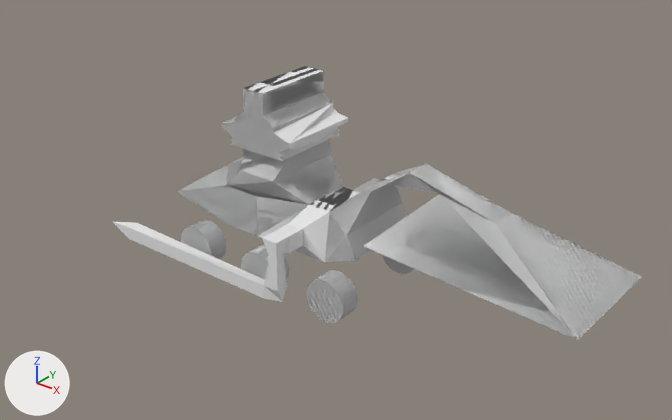
What one commit did to the Blender file Game - Client/Collada/MineSweaper.blend.
One viewpoint serves both versions: a 50 mm lens placed at (25.2, -29.1, 18.5), pointed at (1.1, 1.0, -0.2). Lighting does not change. The marker at lower left points along +X, +Y and +Z.

The scene before the commit, as lines of its bpy script (objects in view):
```python
me_cube = bpy.data.meshes.new('Cube')
me_cube.from_pydata(...)  # 1024 vertices, 622 faces; spans x -3.9..3.9, y -14.8..9.4, z -3.0..5.9
me_cube.materials.append(mat_material)  # white #e7e7e7
ob_cube = bpy.data.objects.new('Cube', me_cube)
ob_cube.location = (0.0, 0.0, 0.0)
ob_cube.rotation_euler = (0.0, 0.0, 1.571)  # degrees (0, 0, 90)
```
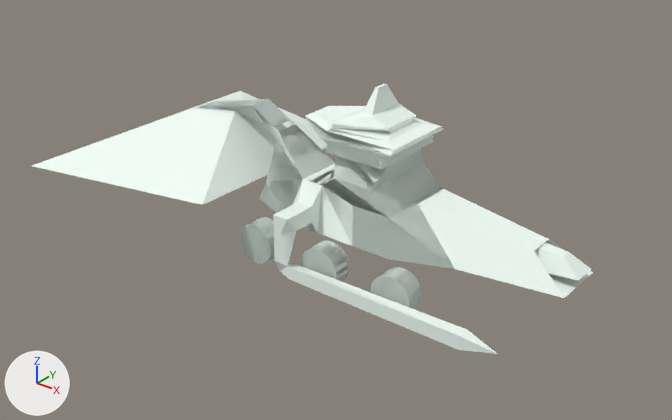
Changed parts and their boxes (x1, y1, x2, y2) in the pictures (672 x 420 px; the box of a moved part takes in the faces that stretch with it):
'Cube', reshaped, turned
    before: (113, 66, 642, 340)
    after: (32, 84, 593, 354)
part 1 of me_cube, moved or reshaped (not visible before)
    after: (247, 217, 274, 258)
part 2 of me_cube, moved or reshaped (not visible before)
    after: (310, 240, 349, 281)
part 3 of me_cube, added
    after: (380, 268, 422, 309)
part 4 of me_cube, moved or reshaped (not visible afterwards)
    before: (315, 270, 357, 319)
part 5 of me_cube, moved or reshaped (not visible afterwards)
    before: (241, 244, 289, 279)
part 6 of me_cube, moved or reshaped (not visible afterwards)
    before: (241, 244, 289, 281)
part 7 of me_cube, moved or reshaped (not visible afterwards)
    before: (307, 270, 358, 323)
part 8 of me_cube, moved or reshaped (not visible afterwards)
    before: (190, 220, 226, 258)
part 9 of me_cube, moved or reshaped (not visible afterwards)
    before: (181, 219, 227, 259)
part 10 of me_cube, moved or reshaped
    before: (382, 255, 414, 274)
    after: (240, 217, 275, 264)
part 11 of me_cube, moved or reshaped (not visible before)
    after: (301, 240, 350, 281)
part 12 of me_cube, moved or reshaped (not visible before)
    after: (370, 267, 422, 309)
part 13 of me_cube, added
    after: (32, 84, 593, 354)
part 14 of me_cube, deleted
    before: (113, 66, 642, 340)

What the commit changed:
Material 'Material.001' (mat_material_001) is new.
Its base color is (0.893, 1.0, 0.936) (white #f3fff8).
me_cube is used by ob_cube; location (0.0, 0.0, 0.0); rotation (0.0, 0.0, 1.571), in degrees (0, 0, 90).
me_cube had 1024 vertices, 622 faces and spanned x -3.9..3.9, y -14.8..9.4, z -3.0..5.9.
me_cube no longer uses material mat_material (white #e7e7e7).
me_cube now has 1024 vertices, 645 faces and spans x -12.9..12.9, y -9.3..5.5, z -3.0..5.9.
me_cube part 1: the loose piece of 64 vertices spanning x 2.2..3.2, y -4.9..-2.9, z -3.0..-1.0 is turned 90 degrees about the z axis through its middle, then moved by (-0.7, 4.6, 0.0), in mat_material_001 (white #f3fff8).
me_cube part 2: the loose piece of 64 vertices spanning x 2.2..3.2, y -1.0..1.0, z -3.0..-1.0 is turned 90 degrees about the z axis through its middle, then moved by (-4.6, 0.8, 0.0), in mat_material_001 (white #f3fff8).
me_cube part 3: a new loose piece, a 32-sided cylinder along y spanning x -6.8..-4.8, y 0.3..1.3, z -3.0..-1.0, in mat_material_001 (white #f3fff8).
me_cube part 4: the loose piece of 64 vertices spanning x -3.2..-2.2, y -4.9..-2.9, z -3.0..-1.0 is turned 90 degrees about the z axis through its middle, then moved by (4.6, -0.7, 0.0), in mat_material_001 (white #f3fff8).
me_cube part 5: the loose piece of 64 vertices spanning x -3.2..-2.2, y -1.0..1.0, z -3.0..-1.0 is turned 90 degrees about the z axis through its middle, then moved by (0.8, -4.6, 0.0), in mat_material_001 (white #f3fff8).
me_cube part 6: the loose piece of 64 vertices spanning x -3.2..-2.2, y -1.0..1.0, z -3.0..-1.0 is turned 90 degrees about the z axis through its middle, then moved by (-3.1, -4.6, 0.0), in mat_material_001 (white #f3fff8).
me_cube part 7: the loose piece of 64 vertices spanning x -3.2..-2.2, y -4.9..-2.9, z -3.0..-1.0 is turned 90 degrees about the z axis through its middle, then moved by (4.6, -0.7, 0.0), in mat_material_001 (white #f3fff8).
me_cube part 8: the loose piece of 64 vertices spanning x -3.2..-2.2, y 2.9..4.9, z -3.0..-1.0 is turned 90 degrees about the z axis through its middle, then moved by (0.8, -8.5, 0.0), in mat_material_001 (white #f3fff8).
me_cube part 9: the loose piece of 64 vertices spanning x -3.2..-2.2, y 2.9..4.9, z -3.0..-1.0 is turned 90 degrees about the z axis through its middle, then moved by (-3.1, -8.5, 0.0), in mat_material_001 (white #f3fff8).
me_cube part 10: the loose piece of 64 vertices spanning x 2.2..3.2, y -4.9..-2.9, z -3.0..-1.0 is turned 90 degrees about the z axis through its middle, then moved by (-0.7, 4.6, 0.0), in mat_material_001 (white #f3fff8).
me_cube part 11: the loose piece of 64 vertices spanning x 2.2..3.2, y -1.0..1.0, z -3.0..-1.0 is turned 90 degrees about the z axis through its middle, then moved by (-4.6, 0.8, 0.0), in mat_material_001 (white #f3fff8).
me_cube part 12: the loose piece of 64 vertices spanning x 2.2..3.2, y 2.9..4.9, z -3.0..-1.0 is turned 90 degrees about the z axis through its middle, then moved by (-8.5, -3.1, 0.0), in mat_material_001 (white #f3fff8).
me_cube part 13: a new loose piece of 256 vertices spanning x -12.9..12.9, y -9.3..5.5, z -2.6..5.9, in mat_material_001 (white #f3fff8).
Part 14, on me_cube:
256 vertices are removed from x -3.9..3.9, y -14.8..9.4, z -2.6..5.9.
214 faces are deleted.
me_cube now uses material mat_material_001 (white #f3fff8).
Object 'Cube' (ob_cube) turns from (0, 0, 90) to (0, 0, 180) degrees about x, y and z.
